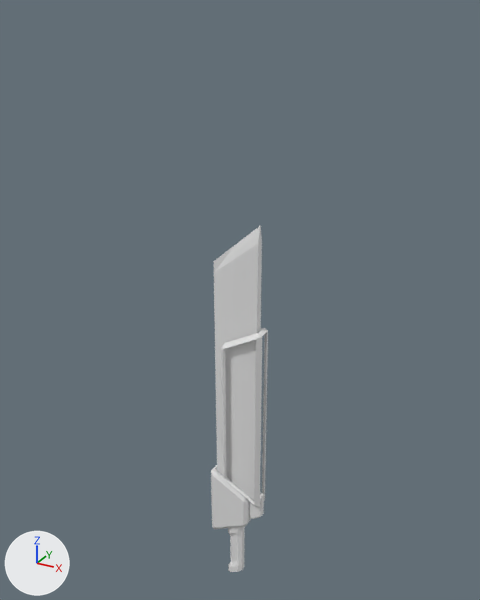
An edit to the Blender file Assets/Anson/Model/Gun Models/EnergyBlade.blend, drawn before and after from the same camera.
Both versions are drawn from a 50 mm camera at (6.14, -10.78, 11.16) aimed at (0.01, 0.38, 5.58). Every picture has the same lights, and +X, +Y and +Z are marked at lower left.

Names of what the first picture shows: 'BladeHolder', 'Blades', 'Gaurd', 'Handle', 'Pivot'.
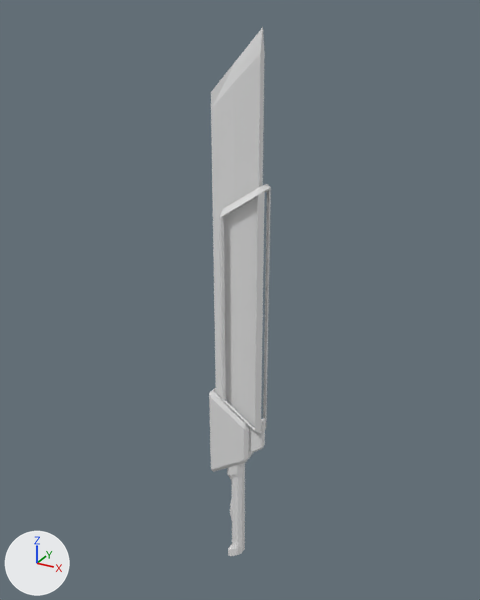
Where the newer file only moved an object's origin or applied its transform, the numbers keep the older frame.

What the commit changed:
me_cube has 162 vertices, 166 faces and spans x -0.17..0.8, y -0.21..0.21, z 0.8..5.21.
me_cube is used by ob_bladeholder; parent ob_pivot; location (0.0, 0.0, 0.0).
me_cube part 1: the whole mesh is scaled about its middle by (1, 1, 1.23), then moved by (0.0, 0.0, 0.68).
me_cube_008 is used by ob_pivot; location (0.0, 0.0, 0.0); rotation (0.0, 0.0, 3.142), in degrees (0, 0, 180).
me_cube_008 had 24 vertices, 26 faces and spanned x -0.81..-0.49, y -0.068..0.068, z 0.305..1.096.
me_cube_008 now has 24 vertices, 26 faces and spans x 0.49..0.81, y -0.068..0.068, z 0.375..1.346.
me_cube_008 part 2: 24 of 24 vertices moved; they spanned x -0.81..-0.49, y -0.068..0.068, z 0.305..1.096 and now span x 0.49..0.81, y -0.068..0.068, z 0.375..1.346; mean shift (1.299, 0.0, 0.159); largest move (-0.81, -0.042, 1.082) -> (0.81, 0.042, 1.329).
me_cube_010 has 44 vertices, 46 faces and spans x -0.49..0.49, y -0.21..0.21, z -0.34..1.4.
me_cube_010 is used by ob_gaurd; location (0.0, 0.0, 0.0); scale (1.0, 0.865, 1.0).
me_cube_010 part 3: the whole mesh is scaled about its middle by (1, 1, 1.23), then moved by (0.0, 0.0, 1.9).
me_cube_011 is used by ob_handle; location (0.12, 0.0, -0.65); scale (0.19, 0.145, 0.19).
me_cube_011 had 86 vertices, 80 faces and spanned x -1.0..1.0, y -0.81..0.81, z -4.76..3.68.
me_cube_011 now has 126 vertices, 116 faces and spans x -0.19..0.19, y -0.14..0.14, z -2.03..0.86.
me_cube_011 part 4: 86 vertices removed from x -1.0..1.0, y -0.81..0.81, z -4.76..3.68; 126 vertices added at x -0.19..0.19, y -0.14..0.14, z -2.03..0.86.
me_cube_012 has 18 vertices, 16 faces and spans x -1.0..1.6, y -1.0..1.0, z -1.6..18.7.
me_cube_012 is used by ob_blades; location (0.01, 0.0, 1.41); scale (0.402, -0.0788, 0.32).
me_cube_012 part 5: the whole mesh is scaled about the mesh origin by (0.402, -0.0788, 0.393).
In object 'BladeHolder' (ob_bladeholder), matrix_parent_inverse goes from Matrix(((-1.0, 0.0, 0.0, 0.0), (0.0, -1.0, 0.0, 0.0), (0.0, 0.0, 1.0, 0.0), (0.0, 0.0, 0.0, 1.0))) to Matrix(((1.0, 0.0, 0.0, 0.0), (0.0, 1.0, 0.0, 0.0), (0.0, 0.0, 1.0, 0.0434), (0.0, 0.0, 0.0, 1.0))).
Object 'BladeHolder' (ob_bladeholder) moves from (0.0, 0.0, 0.0) to (0.0, 0.0, -0.0434).
Object 'Pivot' (ob_pivot) turns from (0, 0, 180) to (0, 0, 0) degrees about x, y and z.
Object 'Pivot' (ob_pivot) moves from (0.0, 0.0, 0.0) to (0.0, 0.0, 1.78).
Object 'Handle' (ob_handle) is rescaled from (0.19, 0.145, 0.19) to (1.0, 1.0, 1.0).
Object 'Handle' (ob_handle) moves from (0.12, 0.0, -0.65) to (0.12, 0.0, 0.99).
Object 'Blades' (ob_blades) is rescaled from (0.402, -0.0788, 0.32) to (1.0, 1.0, 1.0).
Object 'Blades' (ob_blades) moves from (0.01, 0.0, 1.41) to (0.01, 0.0, 3.51).

Boxes [x1, y1, x2, y2] around the edits, measured in the pictures (480 x 600 px):
'Blades', moved, rescaled (12% wider, 45% taller): before [214, 225, 262, 501]; after [211, 27, 265, 427]
'BladeHolder', mesh rescaled, moved, turned: before [221, 328, 268, 507]; after [219, 184, 271, 435]
'Gaurd', mesh rescaled (10% wider, 31% taller): before [211, 465, 251, 529]; after [209, 388, 253, 472]
'Handle', reshaped, moved, rescaled (104% taller): before [228, 527, 245, 572]; after [227, 463, 245, 556]
'Pivot', reshaped, moved, turned: before [249, 494, 264, 519]; after [250, 418, 265, 453]
